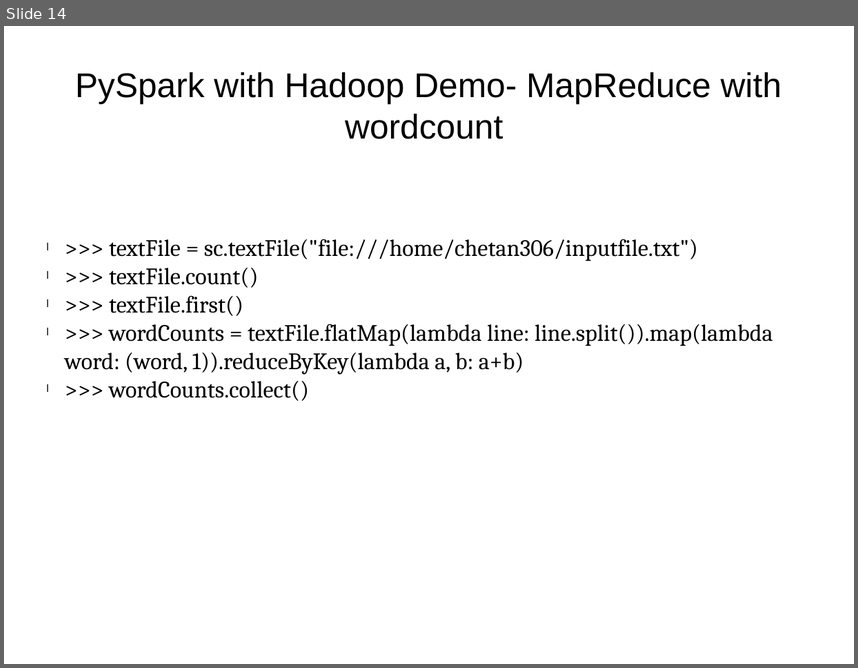
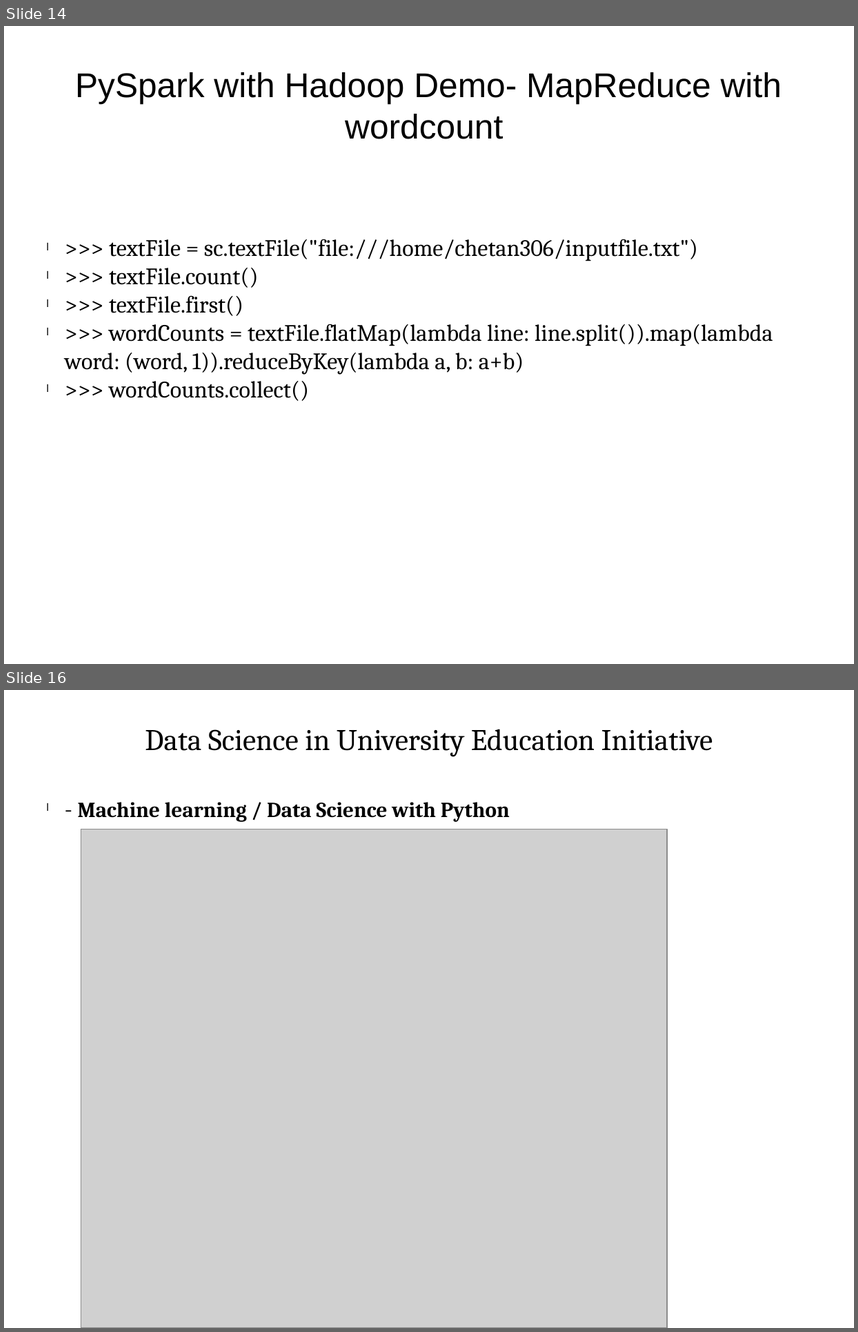
Before and after one commit to dskskv/pycon-india-2016, a slide deck: Pycon-2016-Open-space.pptx. Shown one above the other, each under a label of ours: slide 14 before the commit, slides 14 and 16 after it; the slides between them are not shown. The pictures are 858x668 and 858x1332 pixels, drawn with LibreOffice and Linux fonts; fonts in the diff are those of the drawing; grey boxes stand for pictures. Boxes give left, top, right and bottom in pixels: in the first picture for what was removed or moved away, otherwise in the second. Text is boxed around its words. In the diff, an @@ line names an element or a change of style, - is before the commit and + after.

```diff
--- a/Pycon-2016-Open-space.pptx
+++ b/Pycon-2016-Open-space.pptx
@@ slide 16 added at [4, 690, 854, 1328], background #FFFFFF @@
@@ text added at [145, 729, 713, 757], 28 pt, text #000000 @@
+Data Science in University Education Initiative
@@ text added at [78, 802, 510, 822], 20 pt, text #000000, bold @@
+l - Machine learning / Data Science with Python
@@ picture added at [81, 829, 667, 1328] @@
```
Also in this commit, not shown: 2 slides changed, 1 other slide added.
